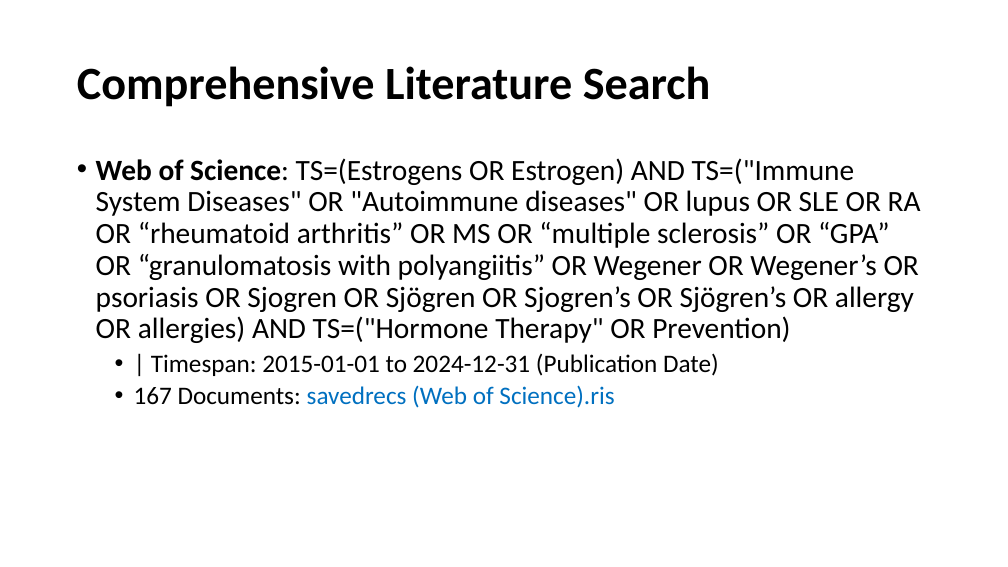
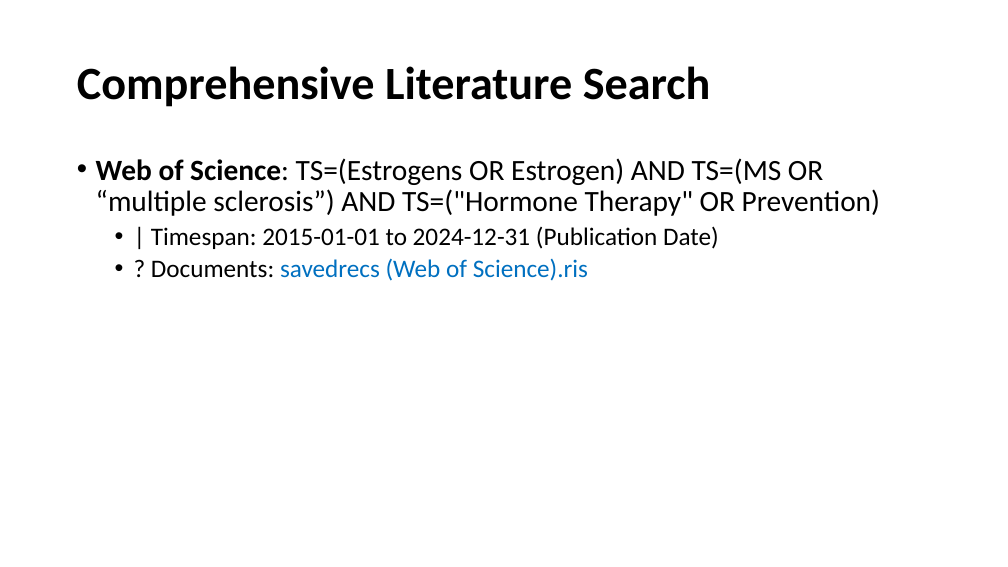
Before and after one commit to BruceChen034020/EstrogenMultipleSclerosisSystematicReview, a slide deck: slide 11 of Estrogen as an immunomodulator for multiple sclerosis.pptx (slide 13 before the commit). Drawn at 1008x567 pixels with LibreOffice and Linux fonts; fonts in the diff are those of the drawing. Boxes give left, top, right and bottom in pixels: in the first picture for what was removed or moved away, otherwise in the second. Text is boxed around its words. In the diff, an @@ line names an element or a change of style, - is before the commit and + after.

```diff
--- a/Estrogen as an immunomodulator for multiple sclerosis.pptx
+++ b/Estrogen as an immunomodulator for multiple sclerosis.pptx
@@ text at box(96, 158, 880, 216): text changed @@
-• Web of Science: TS=(Estrogens OR Estrogen) AND TS=("Immune System Diseases" OR "Autoimmune diseases" OR lupus OR SLE OR RA OR “rheumatoid arthritis” OR MS OR “multiple sclerosis” OR “GPA” OR “granulomatosis with polyangiitis” OR Wegener OR Wegener’s OR psoriasis OR Sjogren OR Sjögren OR Sjogren’s OR Sjögren’s OR allergy OR allergies) AND TS=("Hormone Therapy" OR Prevention)
+• Web of Science: TS=(Estrogens OR Estrogen) AND TS=(MS OR “multiple sclerosis”) AND TS=("Hormone Therapy" OR Prevention)
@@ text at box(151, 258, 588, 281): text changed @@
-  • 167 Documents: savedrecs (Web of Science).ris
+  • ? Documents: savedrecs (Web of Science).ris
```
Also in this commit, not shown: 11 other slides changed, 1 slide added, 14 slides removed.
